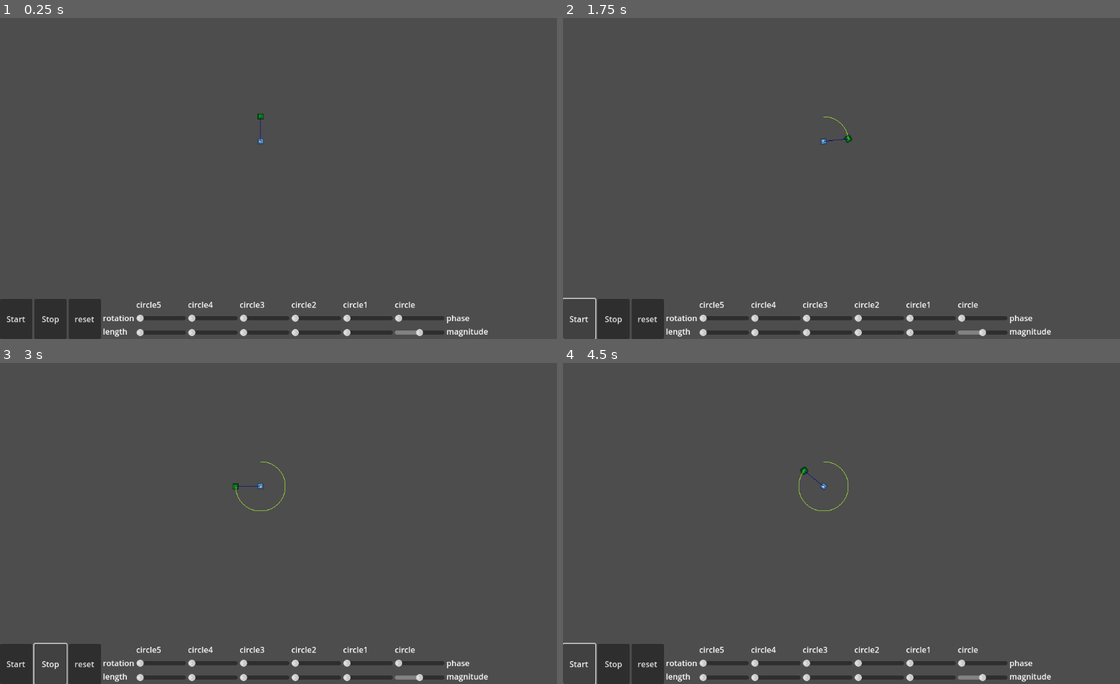
Above: before the commit, frames 1-4 (two rows, left to right).
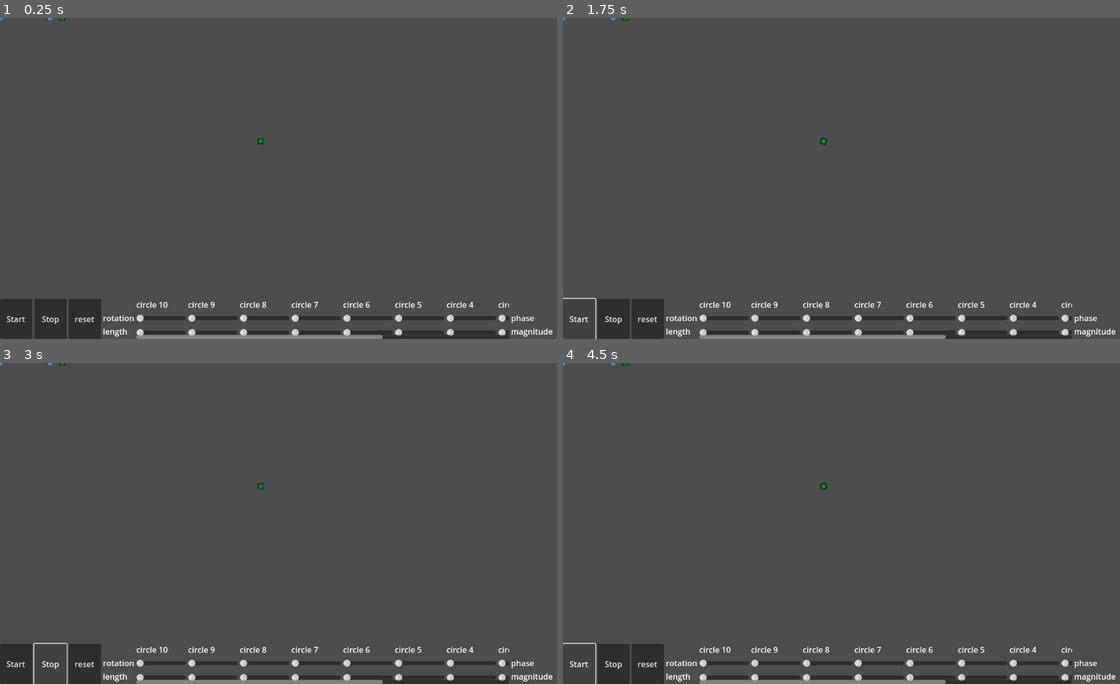
Above: after the commit, the same moments.

Repository: yurivwarmerdam/fourriers
Game: Godot game, scene res://main.tscn
The game is run twice, just before and just after one commit, with the same random seed, the same clock (stepped at 60 frames per second) and the same inputs. The engine's default icon, where the game draws it, is replaced by a stand-in: a white triangle on a blue panel in a dark square.
Inputs:
- Up to frame 1 (0.25 s): no input
- Up to frame 2 (1.75 s): click "reset" at 0.5 s; click "Start" at 1.25 s
- Up to frame 3 (3 s): click "Start" at 2 s; click "Stop" at 2.75 s
- Up to frame 4 (4.5 s): click "Stop" at 3.5 s; click "Start" at 4.25 s

The runs differ from the first frame. In frame 1, 1.6% of the frame differs, in the area x 0-100%, y 0-100%; in frame 2, 1.6%; in frame 3, 1.6%; in frame 4, 1.6%.

Commit message:
moving machines

Diff:
--- /dev/null
+++ b/check/checker.gd
@@ -0,0 +1,20 @@
+extends Node2D
+
+
+# Called when the node enters the scene tree for the first time.
+func _ready() -> void:
+	pass # Replace with function body.
+
+
+# Called every frame. 'delta' is the elapsed time since the previous frame.
+func _process(delta: float) -> void:
+	pass
+
+
+func check_solution():
+	pass
+
+
+func generate_solution():
+	Whiteboard.reset()
+	pass
--- /dev/null
+++ b/check/checker.tscn
@@ -0,0 +1,25 @@
+[gd_scene load_steps=5 format=3 uid="uid://b30ydana2objq"]
+
+[ext_resource type="PackedScene" uid="uid://db0tm23m8tm8o" path="res://check/circle_origin_check.tscn" id="1_8utbi"]
+[ext_resource type="Script" path="res://check/checker.gd" id="1_k7w7y"]
+[ext_resource type="PackedScene" uid="uid://csy1iw278y13r" path="res://check/circle_check.tscn" id="2_7aw18"]
+[ext_resource type="PackedScene" uid="uid://dyjckvqc66ttm" path="res://check/end_effector_check.tscn" id="3_e80d7"]
+
+[node name="Checker" type="Node2D"]
+script = ExtResource("1_k7w7y")
+
+[node name="circle_origin_check" parent="." instance=ExtResource("1_8utbi")]
+
+[node name="circle_check_0" parent="circle_origin_check" instance=ExtResource("2_7aw18")]
+length = 100
+
+[node name="circle_check_1" parent="circle_origin_check/circle_check_0" instance=ExtResource("2_7aw18")]
+
+[node name="circle_check_2" parent="circle_origin_check/circle_check_0/circle_check_1" instance=ExtResource("2_7aw18")]
+
+[node name="circle_check_3" parent="circle_origin_check/circle_check_0/circle_check_1/circle_check_2" instance=ExtResource("2_7aw18")]
+
+[node name="circle_check_4" parent="circle_origin_check/circle_check_0/circle_check_1/circle_check_2/circle_check_3" instance=ExtResource("2_7aw18")]
+length = 25
+
+[node name="end_effector_check" parent="circle_origin_check/circle_check_0/circle_check_1/circle_check_2/circle_check_3/circle_check_4" instance=ExtResource("3_e80d7")]
--- /dev/null
+++ b/check/circle_check.gd
@@ -0,0 +1,31 @@
+extends Node2D
+class_name Circle_Check
+
+@export var initial_rotation:float : set=set_initial_rotation
+@onready  var child=get_child(-1)
+@export var length=0 : set=set_length
+
+var rotation_speed=.5
+
+@onready var parent=get_parent()
+
+func _ready():
+	child.position=Vector2(length,0)
+	reset()
+	set_physics_process(false)
+
+func _physics_process(delta):
+	rotation=rotation+(delta*rotation_speed*TAU)
+	#position=position.rotated(rotation_speed*delta)
+
+func reset():
+	#rotation=randf()*TAU
+	rotation=initial_rotation
+
+func set_initial_rotation(new_rotation):
+	initial_rotation=new_rotation
+	rotation=initial_rotation
+
+func set_length(new_length):
+	length=new_length
+	if child: child.position=Vector2(length,0)
--- /dev/null
+++ b/check/circle_check.tscn
@@ -0,0 +1,11 @@
+[gd_scene load_steps=3 format=3 uid="uid://csy1iw278y13r"]
+
+[ext_resource type="Script" path="res://check/circle_check.gd" id="1_kmi6x"]
+[ext_resource type="Texture2D" uid="uid://dbaiid7ehfolc" path="res://icon.png" id="2_f8pgp"]
+
+[node name="circle_check" type="Node2D"]
+script = ExtResource("1_kmi6x")
+
+[node name="Sprite2D" type="Sprite2D" parent="."]
+scale = Vector2(0.2, 0.2)
+texture = ExtResource("2_f8pgp")
--- /dev/null
+++ b/check/circle_origin_check.tscn
@@ -0,0 +1,9 @@
+[gd_scene load_steps=2 format=3 uid="uid://db0tm23m8tm8o"]
+
+[ext_resource type="Texture2D" uid="uid://dbaiid7ehfolc" path="res://icon.png" id="1_ofuu1"]
+
+[node name="circle_origin_check" type="Node2D"]
+
+[node name="Sprite2D" type="Sprite2D" parent="."]
+scale = Vector2(0.2, 0.2)
+texture = ExtResource("1_ofuu1")
--- /dev/null
+++ b/check/end_effector_check.tscn
@@ -0,0 +1,12 @@
+[gd_scene load_steps=3 format=3 uid="uid://dyjckvqc66ttm"]
+
+[ext_resource type="Script" path="res://end_effector.gd" id="1_sbqdj"]
+[ext_resource type="Texture2D" uid="uid://dbaiid7ehfolc" path="res://icon.png" id="2_froeu"]
+
+[node name="end_effector_check" type="Node2D"]
+script = ExtResource("1_sbqdj")
+
+[node name="Sprite2D" type="Sprite2D" parent="."]
+modulate = Color(0.14902, 0.823529, 0.14902, 1)
+scale = Vector2(0.2, 0.2)
+texture = ExtResource("2_froeu")
--- a/circle_origin.gd
+++ b/circle_origin.gd
@@ -1,8 +1,24 @@
 extends Node2D
 class_name circle_origin
 
+var circle_prototype= preload("res://circle.tscn")
+var end_effector_prototype=preload("res://end_effector.tscn")
+
+@export var num_circles:int=0
+
 # Called when the node enters the scene tree for the first time.
 func _ready():
-	print(name)
+	make_circles()
 	Whiteboard.circle_origin=self
-	pass # Replace with function body.
+
+func make_circles():
+	var previous = end_effector_prototype.instantiate()
+
+	# TODO: This wants to be recursive
+	for i in range(num_circles-1,-1,-1):
+		var new_circle=circle_prototype.instantiate()
+		new_circle.add_child(previous)
+		new_circle.name="circle "+str(i)
+		previous=new_circle
+
+	add_child(previous)
--- a/main.tscn
+++ b/main.tscn
@@ -1,10 +1,9 @@
-[gd_scene load_steps=6 format=3 uid="uid://ju7laqvqd2d1"]
+[gd_scene load_steps=5 format=3 uid="uid://ju7laqvqd2d1"]
 
-[ext_resource type="PackedScene" uid="uid://0t3053ge01gq" path="res://circle.tscn" id="1"]
 [ext_resource type="Script" path="res://circle_origin.gd" id="1_iqoqc"]
 [ext_resource type="Script" path="res://drawer.gd" id="2"]
 [ext_resource type="PackedScene" uid="uid://c0q2w0vj2tmjj" path="res://ui.tscn" id="3"]
-[ext_resource type="PackedScene" uid="uid://dibbxaaw2nu0u" path="res://end_effector.tscn" id="3_xubay"]
+[ext_resource type="PackedScene" uid="uid://b30ydana2objq" path="res://check/checker.tscn" id="4_v3gho"]
 
 [node name="main" type="Node"]
 
@@ -13,25 +12,11 @@
 position = Vector2(524, 249)
 rotation = -1.5708
 script = ExtResource("1_iqoqc")
-
-[node name="circle" parent="circle_origin" instance=ExtResource("1")]
-length = 50
-
-[node name="circle1" parent="circle_origin/circle" instance=ExtResource("1")]
-
-[node name="circle2" parent="circle_origin/circle/circle1" instance=ExtResource("1")]
-rotation = -6.28319
-
-[node name="circle3" parent="circle_origin/circle/circle1/circle2" instance=ExtResource("1")]
-rotation = -0.329867
-
-[node name="circle4" parent="circle_origin/circle/circle1/circle2/circle3" instance=ExtResource("1")]
-
-[node name="circle5" parent="circle_origin/circle/circle1/circle2/circle3/circle4" instance=ExtResource("1")]
-
-[node name="end_effector" parent="circle_origin/circle/circle1/circle2/circle3/circle4/circle5" instance=ExtResource("3_xubay")]
+num_circles = 11
 
 [node name="drawer" type="Node2D" parent="."]
 script = ExtResource("2")
 
 [node name="ui" parent="." instance=ExtResource("3")]
+
+[node name="Checker" parent="." instance=ExtResource("4_v3gho")]
--- a/project.godot
+++ b/project.godot
@@ -12,7 +12,7 @@
 
 config/name="fourriers"
 run/main_scene="res://main.tscn"
-config/features=PackedStringArray("4.2")
+config/features=PackedStringArray("4.3")
 config/icon="res://icon.png"
 
 [autoload]
--- a/ui.tscn
+++ b/ui.tscn
@@ -52,7 +52,11 @@
 layout_mode = 2
 text = "length"
 
-[node name="tuners" type="HBoxContainer" parent="HBoxContainer"]
+[node name="ScrollContainer" type="ScrollContainer" parent="HBoxContainer"]
+custom_minimum_size = Vector2(750, 0)
+layout_mode = 2
+
+[node name="tuners" type="HBoxContainer" parent="HBoxContainer/ScrollContainer"]
 unique_name_in_owner = true
 layout_mode = 2
 
--- a/whiteboard.gd
+++ b/whiteboard.gd
@@ -5,11 +5,13 @@
 @export var drawer:Node2D
 @export var end_effector:Node2D
 
+@export var circles_check:Array[Circle_Check]=[]
+@export var end_effector_check:Node2D
+
 @export var play:bool=false: set = set_play
 signal play_changed
 
 func _ready():
-	print("white")
 	set_play(false)
 
 func set_play(value:bool)->void:
Binary file added: drawings/Lv_2_clover.aseprite
Binary file added: drawings/square_beginning.aseprite
